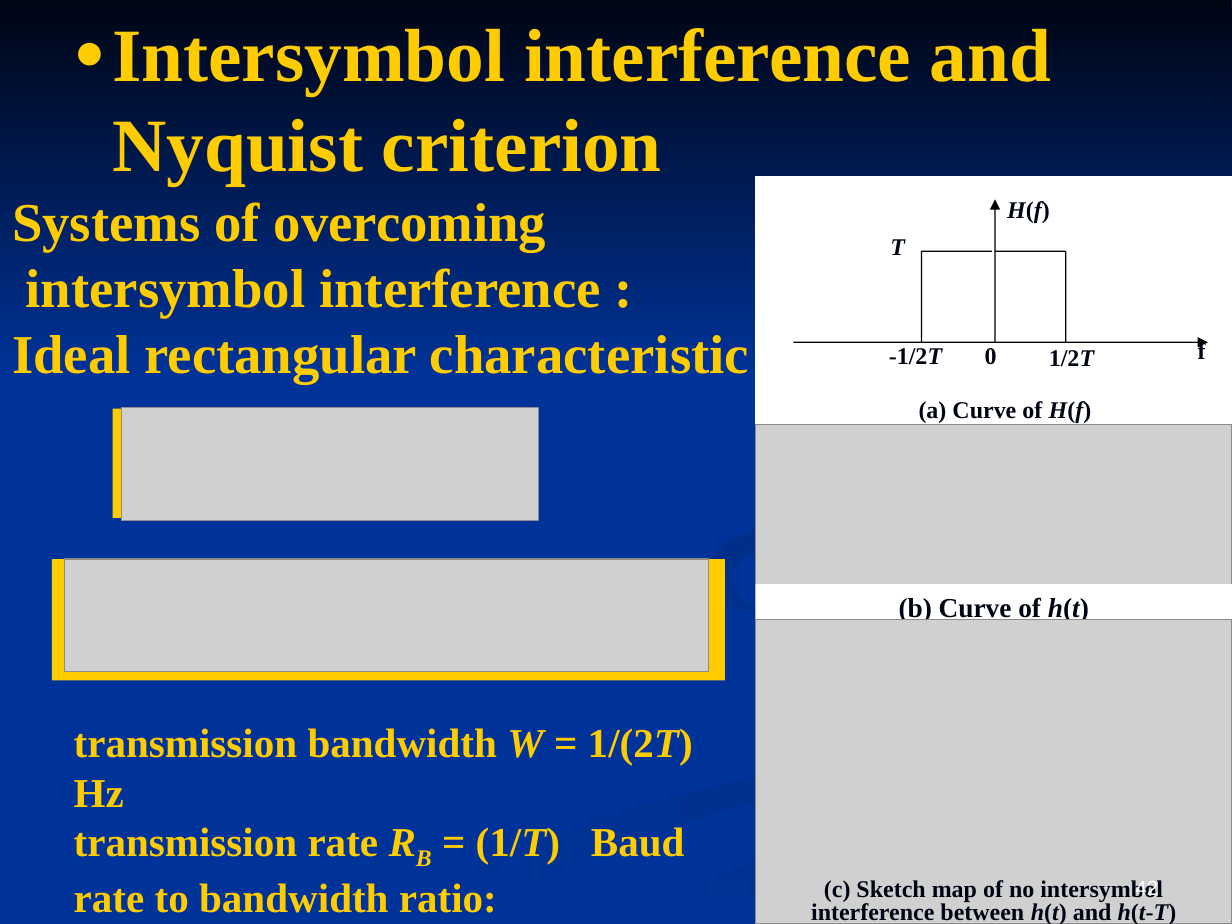
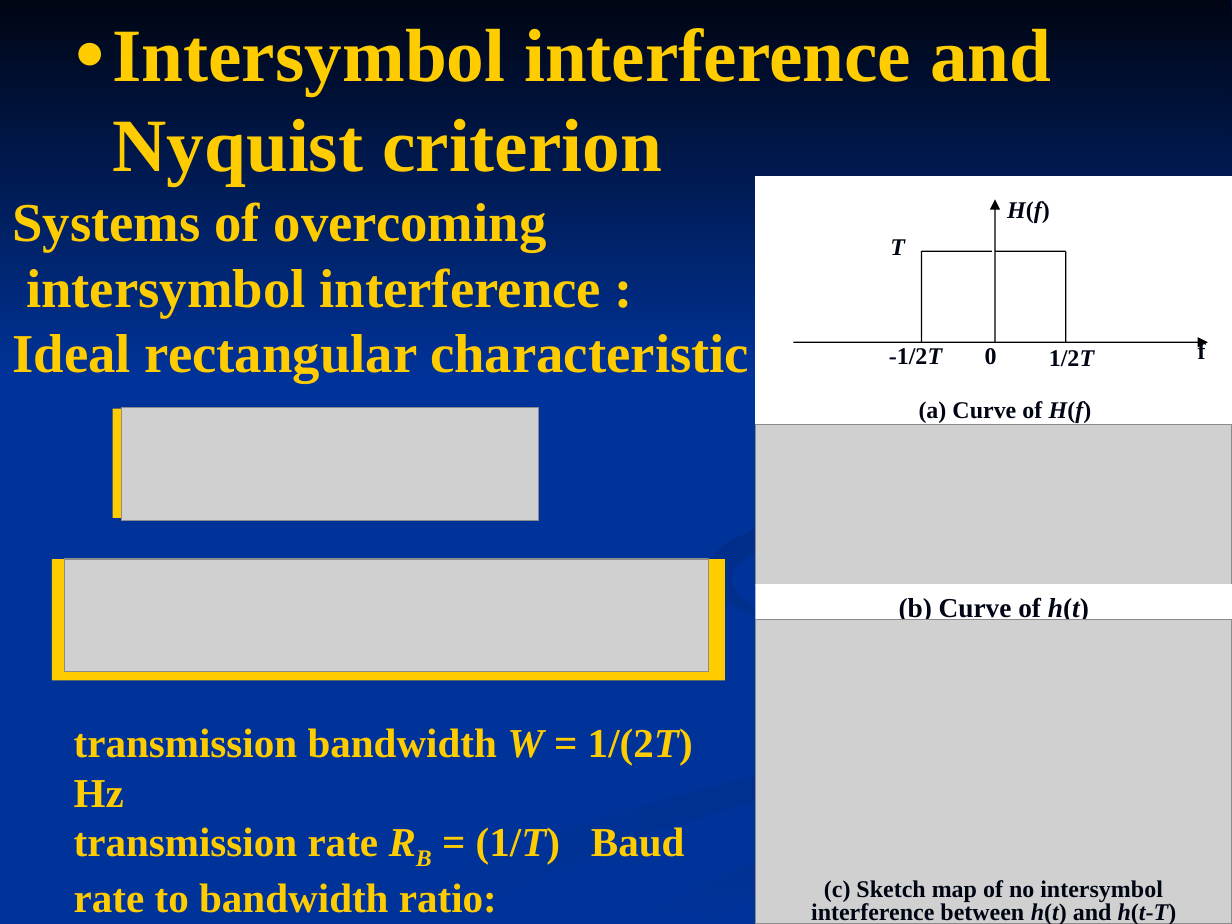
Before and after one commit to WillAlso/Data, a slide deck: slide 42 of 通信原理/英文课件/通信原理(英文版).ppt. Drawn at 1232x924 pixels with LibreOffice and Linux fonts; fonts in the diff are those of the drawing; grey boxes stand for pictures. Boxes give left, top, right and bottom in pixels: in the first picture for what was removed or moved away, otherwise in the second. Text is boxed around its words. In the diff, an @@ line names an element or a change of style, - is before the commit and + after.

```diff
--- a/通信原理/英文课件/通信原理(英文版).ppt
+++ b/通信原理/英文课件/通信原理(英文版).ppt
@@ freeform shape at box(620, 716, 1230, 923): fill gradient #00297C to #003399 to gradient #002A7D to #003399 @@
@@ page number removed at box(1135, 880, 1158, 898) @@
-42
```
Also in this commit, not shown: 43 other slides changed, 42 other files.
